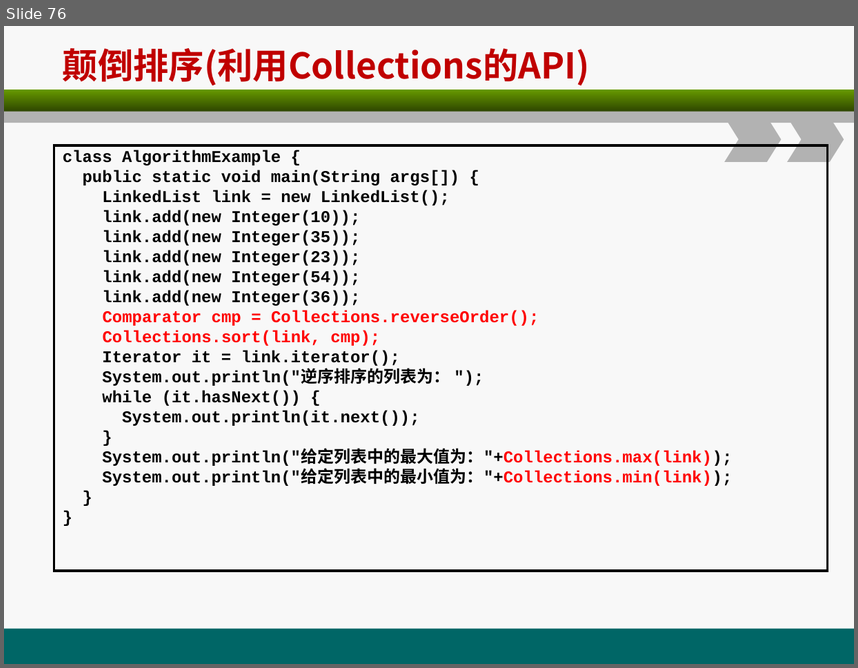
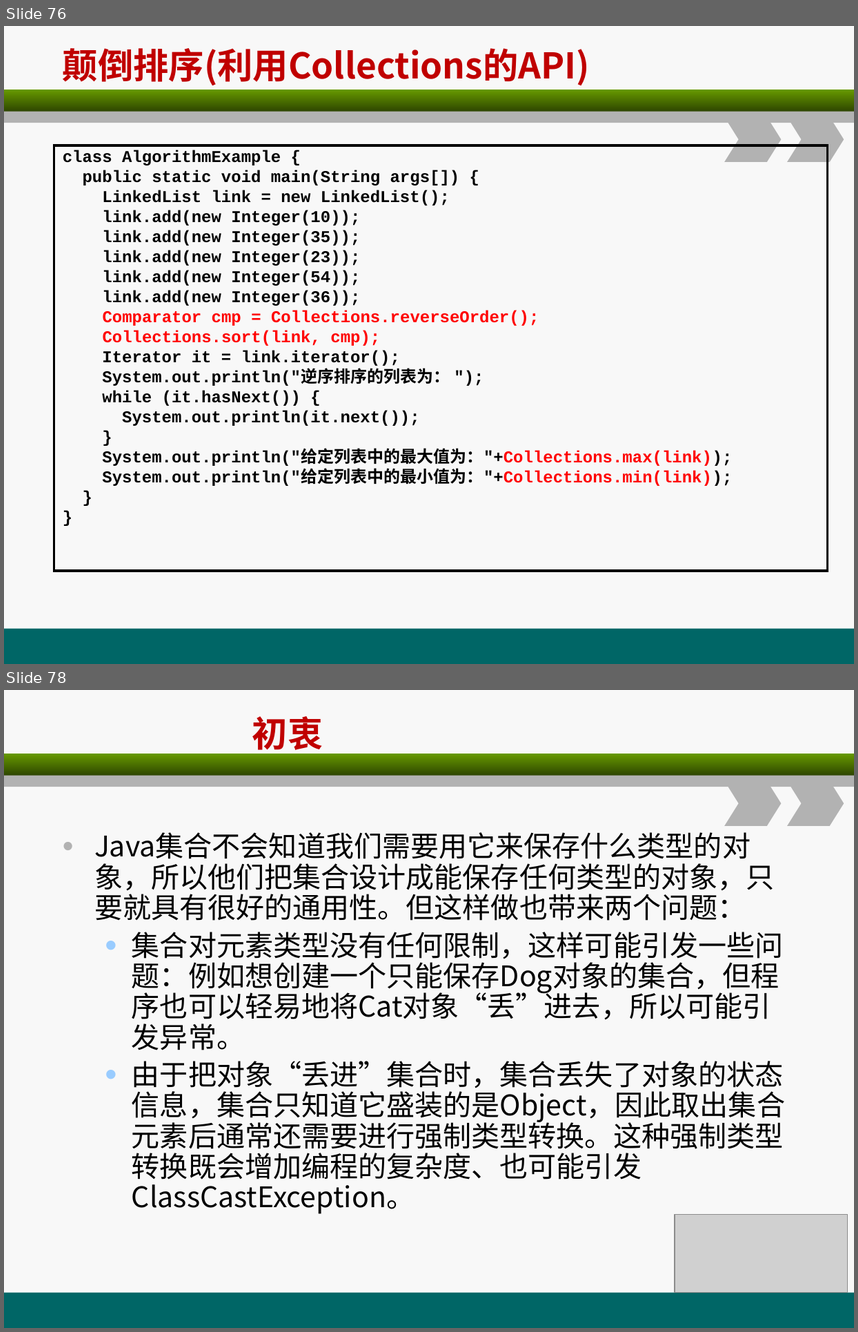
Before and after one commit to christwei/gitDoc, a slide deck: 课件/环宇/java编程基础/A3.ppt. Shown one above the other, each under a label of ours: slide 76 before the commit, slides 76 and 78 after it; the slides between them are not shown. The pictures are 858x668 and 858x1332 pixels, drawn with LibreOffice and Linux fonts; fonts in the diff are those of the drawing; grey boxes stand for pictures. Boxes give left, top, right and bottom in pixels: in the first picture for what was removed or moved away, otherwise in the second. Text is boxed around its words. In the diff, an @@ line names an element or a change of style, - is before the commit and + after.

```diff
--- a/课件/环宇/java编程基础/A3.ppt
+++ b/课件/环宇/java编程基础/A3.ppt
@@ slide 78 added at bbox=[4, 690, 854, 1328], background #F8F8F8; not listed: 5 template elements that a slide beside it also shows @@
@@ title added at bbox=[252, 716, 323, 756], 30 pt, text #C00000, bold @@
+初衷
@@ text added at bbox=[94, 858, 785, 1214], 24 pt, text #000000 @@
+• Java集合不会知道我们需要用它来保存什么类型的对象，所以他们把集合设计成能保存任何类型的对象，只要就具有很好的通用性。但这样做也带来两个问题：
+  • 集合对元素类型没有任何限制，这样可能引发一些问题：例如想创建一个只能保存Dog对象的集合，但程序也可以轻易地将Cat对象“丢”进去，所以可能引发异常。
+  • 由于把对象“丢进”集合时，集合丢失了对象的状态信息，集合只知道它盛装的是Object，因此取出集合元素后通常还需要进行强制类型转换。这种强制类型转换既会增加编程的复杂度、也可能引发ClassCastException。
@@ picture added at bbox=[675, 1214, 848, 1292] @@
```
Also in this commit, not shown: 5 other slides added, 6 other files.
